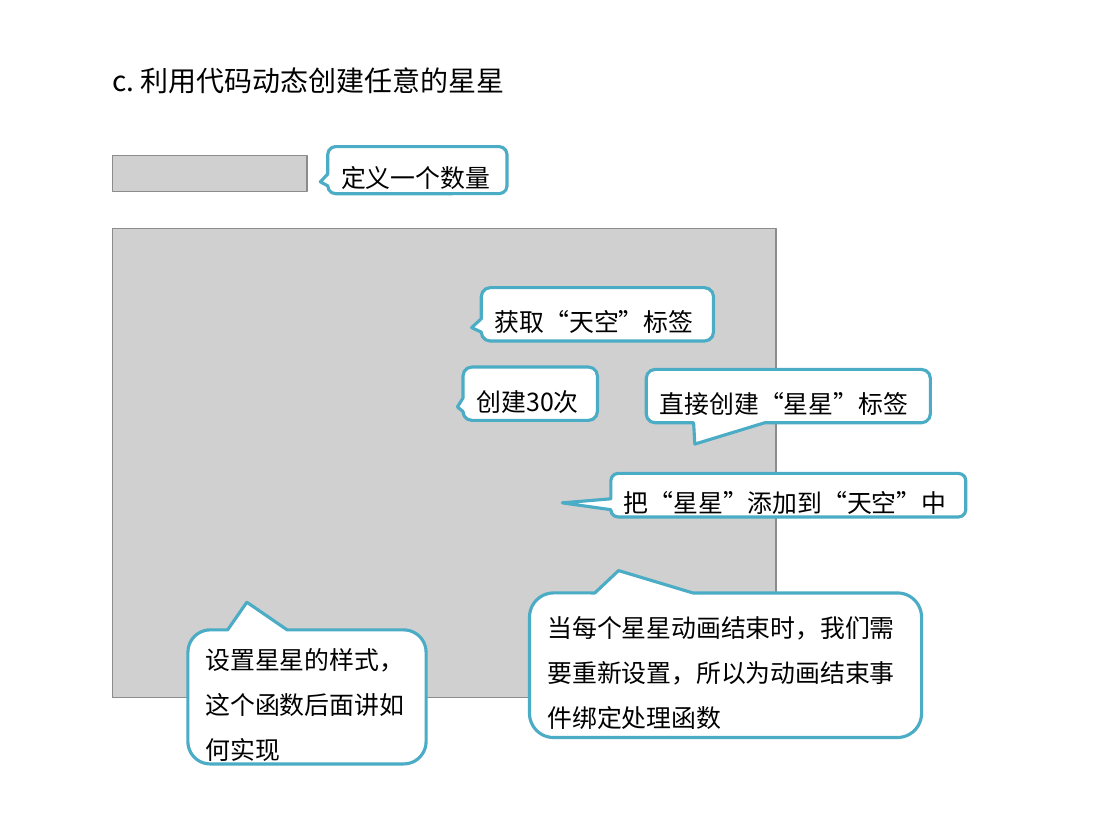
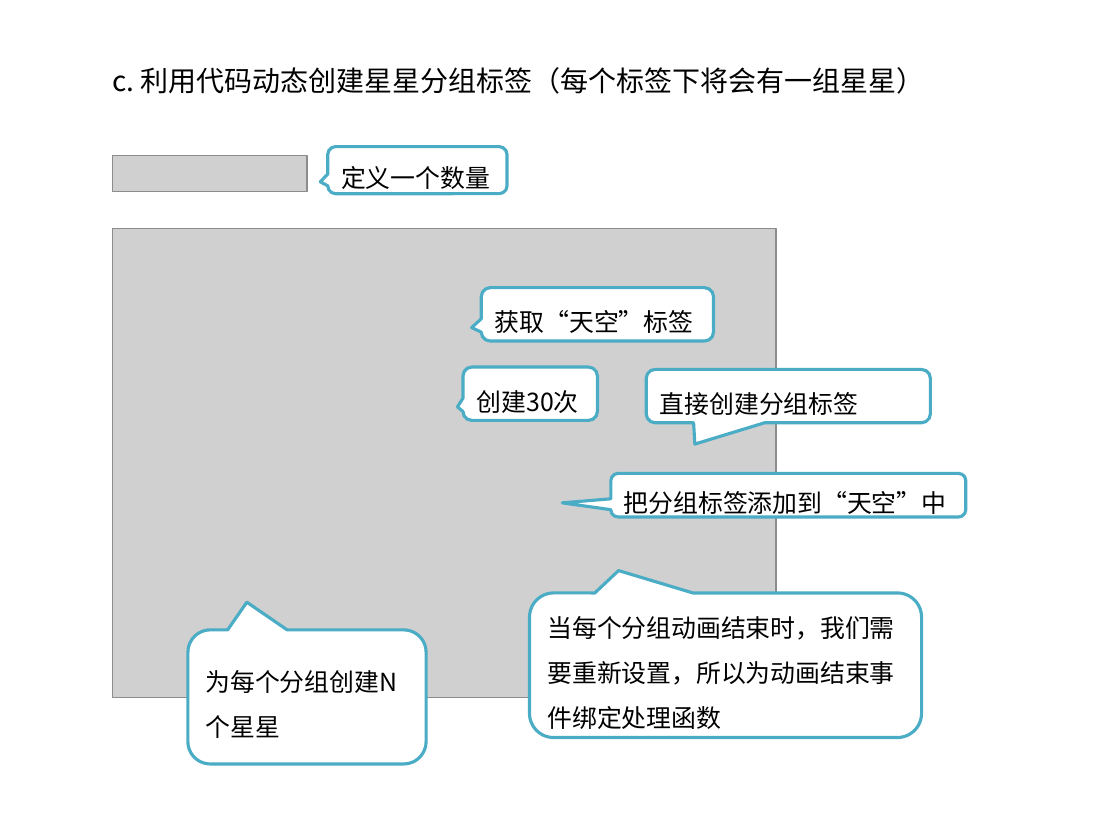
Before and after one commit to kong66/webAni, a slide deck: slide 6 of 4-stars/stars.pptx. Drawn at 1120x840 pixels with LibreOffice and Linux fonts; fonts in the diff are those of the drawing; grey boxes stand for pictures. Boxes give left, top, right and bottom in pixels: in the first picture for what was removed or moved away, otherwise in the second. Text is boxed around its words. In the diff, an @@ line names an element or a change of style, - is before the commit and + after.

```diff
--- a/4-stars/stars.pptx
+++ b/4-stars/stars.pptx
@@ text at box(112, 67, 925, 94): text changed @@
-c. 利用代码动态创建任意的星星
+c. 利用代码动态创建星星分组标签（每个标签下将会有一组星星）
@@ text in rounded speech box at box(660, 392, 858, 415): text changed @@
-直接创建“星星”标签
+直接创建分组标签
@@ text in rounded speech box at box(624, 491, 946, 519): text changed @@
-把“星星”添加到“天空”中
+把分组标签添加到“天空”中
@@ text in rounded speech box at box(548, 616, 895, 729): text changed @@
-当每个星星动画结束时，我们需要重新设置，所以为动画结束事件绑定处理函数
+当每个分组动画结束时，我们需要重新设置，所以为动画结束事件绑定处理函数
@@ text in rounded speech box at box(205, 670, 397, 693): text changed @@
-设置星星的样式，这个函数后面讲如何实现
+为每个分组创建N个星星
```
Also in this commit, not shown: 8 other slides changed, 2 slides added, 5 other files.
